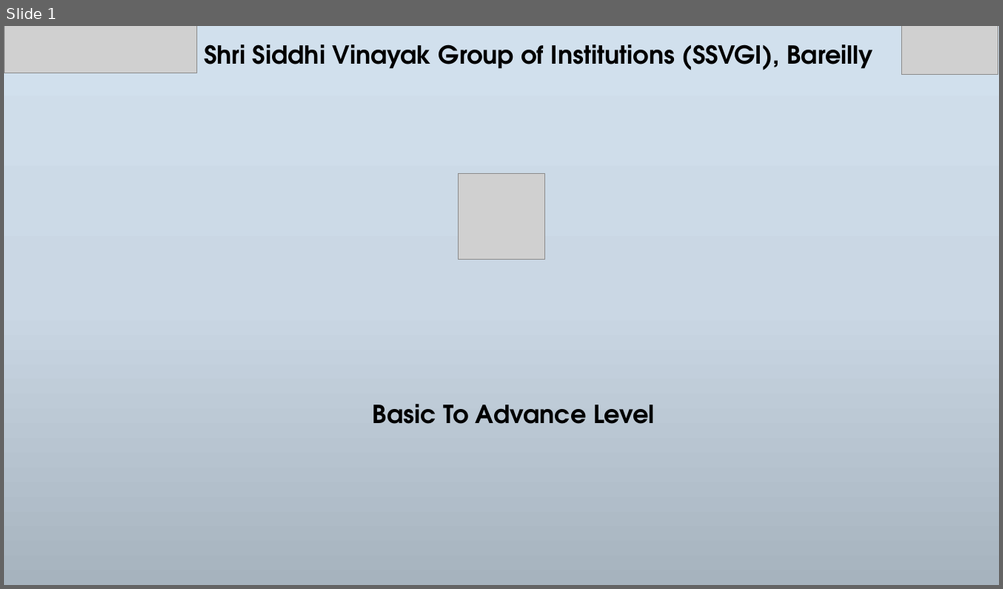
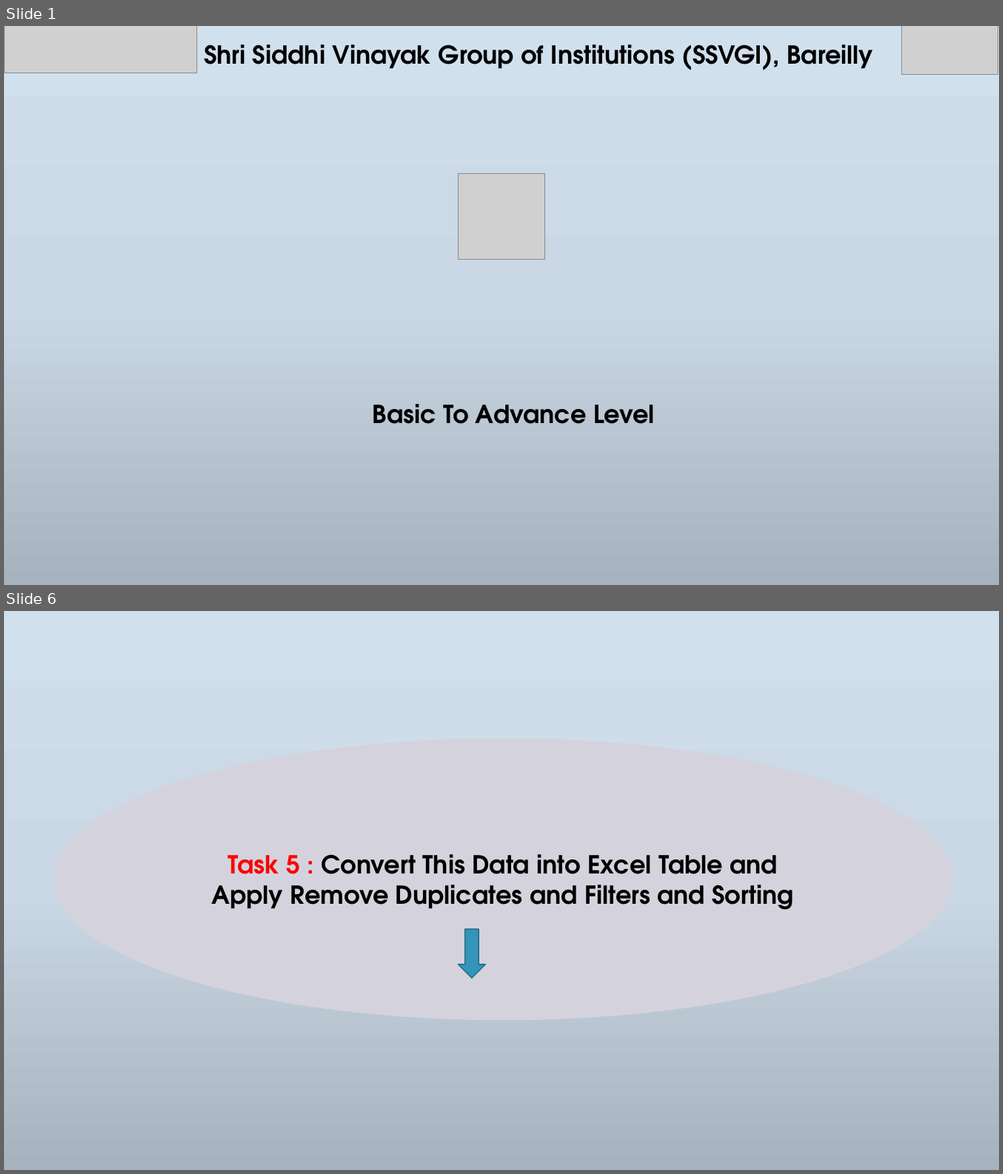
Before and after one commit to NeerajKatheriya1435/Siddhi-Vinayak-STD, a slide deck: Presentations Files/Day3.pptx. Shown one above the other, each under a label of ours: slide 1 before the commit, slides 1 and 6 after it; the slides between them are not shown. The pictures are 1003x589 and 1003x1174 pixels, drawn with LibreOffice and Linux fonts; fonts in the diff are those of the drawing; grey boxes stand for pictures; background and template pictures are left out. Boxes give left, top, right and bottom in pixels: in the first picture for what was removed or moved away, otherwise in the second. Text is boxed around its words. In the diff, an @@ line names an element or a change of style, - is before the commit and + after.

Commit message:
Excel Formula, Practice File

```diff
--- a/Presentations Files/Day3.pptx
+++ b/Presentations Files/Day3.pptx
@@ slide 6 added at (4, 611, 999, 1170), background gradient #D1E0EE to #CBD8E4 to #A7B3BE @@
@@ ellipse added at (54, 738, 951, 1020), fill #D4D3DD, outline #D4D3DD 1 pt, 24 pt, text #000000, bold @@
+Task 5 : Convert This Data into Excel Table and Apply Remove Duplicates and Filters and Sorting
@@ down arrow added at (458, 930, 486, 979), fill #3494BA, outline #266D8A 1 pt @@
```
Also in this commit, not shown: 1 slide changed, 4 other slides added, 5 slides removed, 4 other files.
